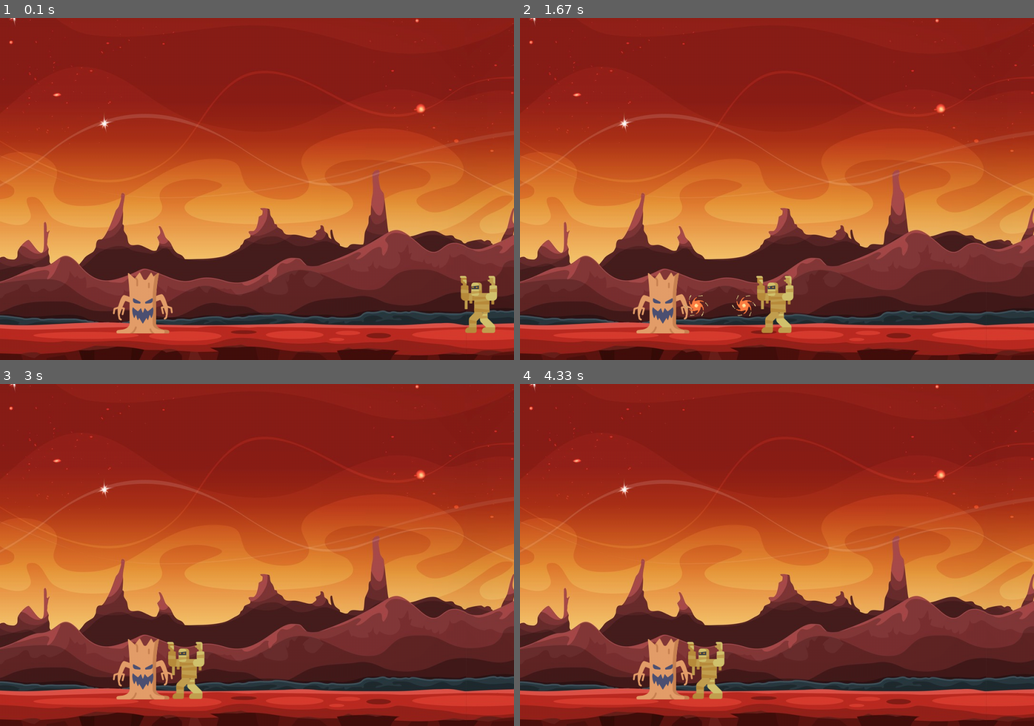
Above: before the commit, frames 1-4 (two rows, left to right).
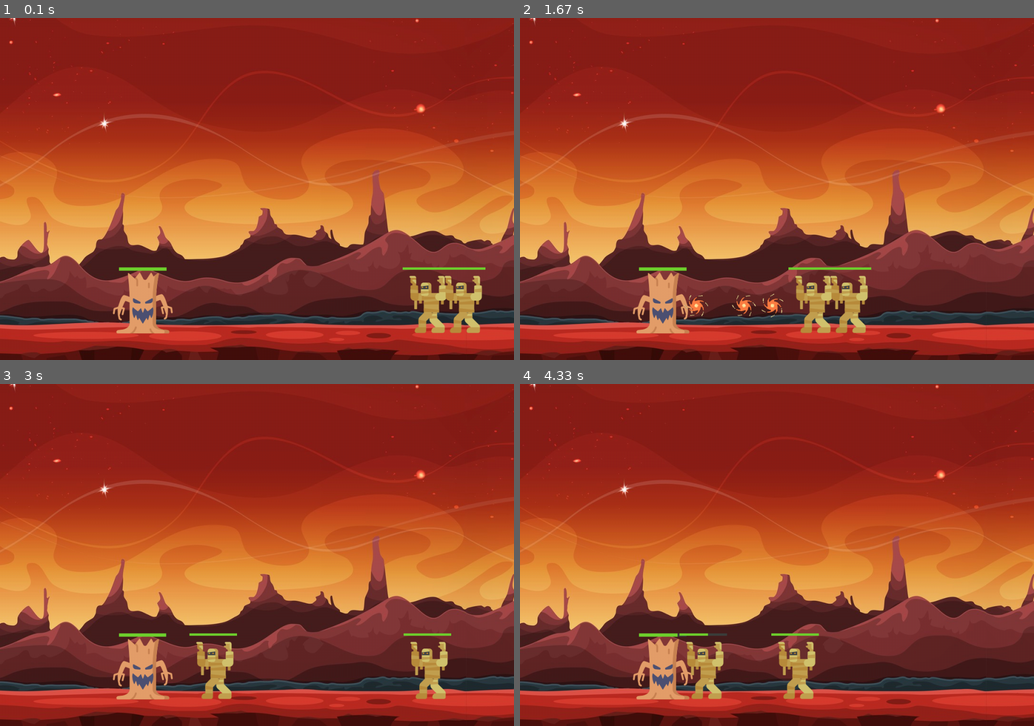
Above: after the commit, the same moments.

Repository: MounirBlk/PYGAME-RPG
Game: pygame game, started from main.py
The game is run twice, just before and just after one commit, with the same random seed, the same clock (stepped at 60 frames per second) and the same inputs.
Inputs:
- Up to frame 1 (0.1 s): no input
- Up to frame 2 (1.67 s): tap Space at 0.33, 0.73, 1.03, 1.23, 1.57 s
- Up to frame 3 (3 s): tap Space at 1.87, 2.07, 2.37, 2.63, 2.97 s
- Up to frame 4 (4.33 s): tap Space at 3.27, 3.4, 3.8, 4.1 s

The runs differ from the first frame. In frame 1, 2.0% of the frame differs, in the area x 23-97%, y 72-93%; in frame 2, 2.4%, in the area x 23-69%, y 72-93%; in frame 3, 2.3%; in frame 4, 1.2%.

Commit message:
🚀 RELEASE: PART 5 - GESTION DAMAGE AND HEALTH BAR

Diff:
--- a/game.py
+++ b/game.py
@@ -16,6 +16,7 @@
         self.all_monsters = pygame.sprite.Group() # groupe de monstres
         self.pressed = {}
         self.spawn_monster()
+        self.spawn_monster()
 
     def check_collision(self, sprite, group):
         return pygame.sprite.spritecollide(sprite, group, False, pygame.sprite.collide_mask)
@@ -31,7 +32,7 @@
 
     def commandes(self):
         if self.pressed.get(pygame.K_RIGHT) and self.pressed.get(pygame.K_LEFT):
-            self.player.health = self.player.health + 1 if self.player.health < self.player.max_health else self.player.health
+            self.player.health = self.player.health + 0.5 if self.player.health < self.player.max_health else self.player.health
         elif self.pressed.get(pygame.K_RIGHT) and self.walls('right'):
             self.player.move('right')
         elif self.pressed.get(pygame.K_LEFT) and self.walls('left'):
@@ -40,10 +41,15 @@
     def initialisation(self):
         self.screen.blit(self.background, (0, -200)) #arriere plan
         self.screen.blit(self.player.image, self.player.rect) #appliquer l'image du player
+
+        self.player.update_health_bar(self.screen) # actualiser la bar de vie du joueur
+
         for projectile in self.player.all_projectiles:
             projectile.move() # mouvement des projectiles
         for monster in self.all_monsters:
             monster.forward() # avancement des monstres
+            monster.update_health_bar(self.screen)
+
         self.player.all_projectiles.draw(self.screen) #appliquer l'ensemble des images du groupe de projectiles
         self.all_monsters.draw(self.screen) #appliquer l'ensemble des images du groupe de monstres
         self.commandes()
@@ -60,7 +66,8 @@
                 elif event.type == pygame.KEYDOWN: #touche appuyé
                     self.pressed[event.key] = True
                     if event.key == pygame.K_SPACE:
-                        self.player.launch_projectile() # lancement du projectile
+                        if not self.pressed.get(pygame.K_RIGHT) or not self.pressed.get(pygame.K_LEFT):
+                            self.player.launch_projectile() # lancement du projectile
 
                 elif event.type == pygame.KEYUP: #touche non appuyé
                     self.pressed[event.key] = False
--- a/monster.py
+++ b/monster.py
@@ -1,20 +1,36 @@
 #!/usr/bin/env python
 import pygame
 from pygame import * #a retirer
-
+import random
 class Monster(pygame.sprite.Sprite):
     def __init__(self, game):
         super().__init__()
         self.game = game
         self.health = 100
         self.max_health = 100
-        self.attack = 5
+        self.attack = 0.3
         self.image = pygame.image.load('assets/mummy.png')
         self.rect = self.image.get_rect()
-        self.rect.x = int(self.game.screen.get_width() * 0.9)
+        self.rect.x = int(self.game.screen.get_width() * 0.9) - random.randint(0, 150)
         self.rect.y = int(self.game.player.rect.y + (self.game.player.rect.y / 12.5))
-        self.speed = 5
+        self.speed = random.randint(2, 4)
+
+    def get_damage(self, amount):
+        self.health -= amount # infliger des dégats au monstre
+        if self.health <= 0: # verifier le nombre de points de vie
+            # reapparaitre comme un nouveau monstre (possibilité de supprimer le monstre avec self.player.all_monsters.remove(self) # supprimer le monstre )
+            self.rect.x = int(self.game.screen.get_width() * 0.9) - random.randint(0, 150)
+            self.rect.y = int(self.game.player.rect.y + (self.game.player.rect.y / 12.5))
+            self.health = self.max_health
+            self.speed = random.randint(2, 4)
+
+    def update_health_bar(self, surface):
+        pygame.draw.rect(surface, (60, 63, 60), [self.rect.x + 10, self.rect.y - 15, self.max_health, 5]) # dessine le bg de la barre de vie
+        pygame.draw.rect(surface, (111, 210, 46), [self.rect.x + 10, self.rect.y - 15, self.health, 5]) # dessine la barre de vie
 
     def forward(self):
         if not self.game.check_collision(self, self.game.all_persons): # le deplacement ne se fait que si il n'y a pas de collision avec un groupe de personne
             self.rect.x -= self.speed
+        else:
+            self.game.player.get_damage(self.attack)
+            #infliger des dégats au player si le monstre est en collision
--- a/player.py
+++ b/player.py
@@ -17,6 +17,14 @@
         self.rect.x = 200
         self.rect.y = 500
 
+    def get_damage(self, amount):
+        if self.health - amount > amount: # verifier le nombre de points de vie
+            self.health -= amount # infliger des dégats au player
+
+    def update_health_bar(self, surface):
+        pygame.draw.rect(surface, (60, 63, 60), [self.rect.x + 50, self.rect.y + 25, self.max_health, 7]) # dessine le bg de la barre de vie
+        pygame.draw.rect(surface, (111, 210, 46), [self.rect.x + 50, self.rect.y + 25, self.health, 7]) # dessine la barre de vie
+
     def launch_projectile(self):
         self.all_projectiles.add(Projectile(self))
 
--- a/projectile.py
+++ b/projectile.py
@@ -26,7 +26,8 @@
     def move(self):
         self.rect.x += self.speed # deplacement du projectile
         self.rotate()
-        if self.player.game.check_collision(self, self.player.game.all_monsters): # verifier si le projectile entre en collision avec un monstre
+        for monster in self.player.game.check_collision(self, self.player.game.all_monsters): # verifier si le projectile entre en collision avec un monstre
             self.remove()
+            monster.get_damage(self.player.attack) # infliger des dégats aux monstres
         if self.rect.x > self.player.game.screen.get_width():# verifier si notre projectile n'est plus présent sur l'ecran
             self.remove()
